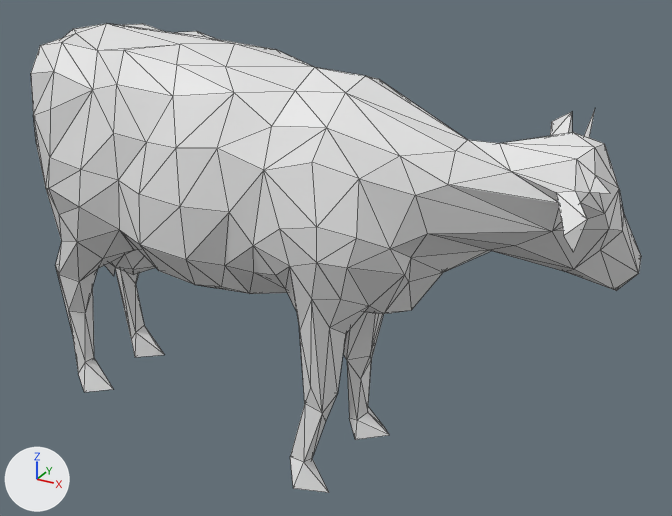
The Blender file Blenderstuff/AVPCow.blend as it was, and as the next commit left it.
Both versions are drawn from a 50 mm lens placed at (10.97, -15.53, 12.28), pointed at (1.87, 1.0, 4.01). The axes (+X, +Y, +Z) are drawn at lower left. The lights are the same throughout. Both versions are drawn at frame 160 of the action 'metarigAction'; the numbers are the values there. Mesh edges are drawn as thin lines.

In view in the first picture: 'grp1'.
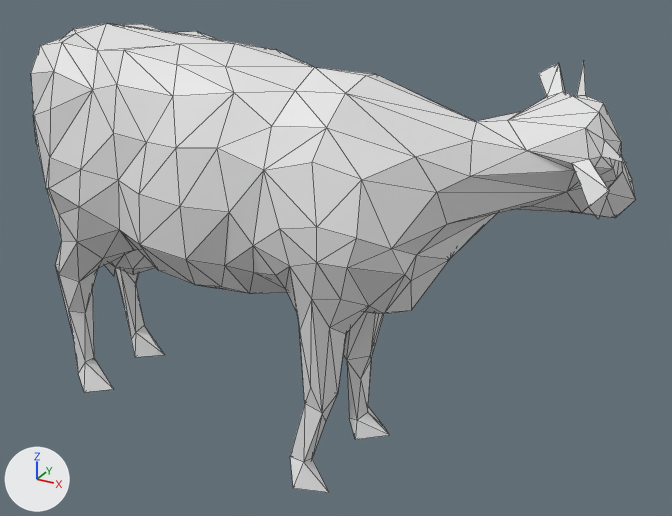
Changed parts and their boxes (x1, y1, x2, y2) in the pictures (672 x 516 px):
'grp1', posed
    before: (31, 23, 641, 493)
    after: (31, 23, 636, 493)
bone 'spine.009', root to tip
    before: (328, 97) to (361, 112)
    after: (328, 97) to (367, 109)

What the commit changed:
Bone 'spine.009' (bone_spine_009) moves from (-0.042, 0.26, 0.092) to (-0.143, 0.154, -0.135).
Bone 'spine.009' (bone_spine_009) turns from (-8, -9, 2) to (3, 3, -10) degrees about its own x, y and z.
